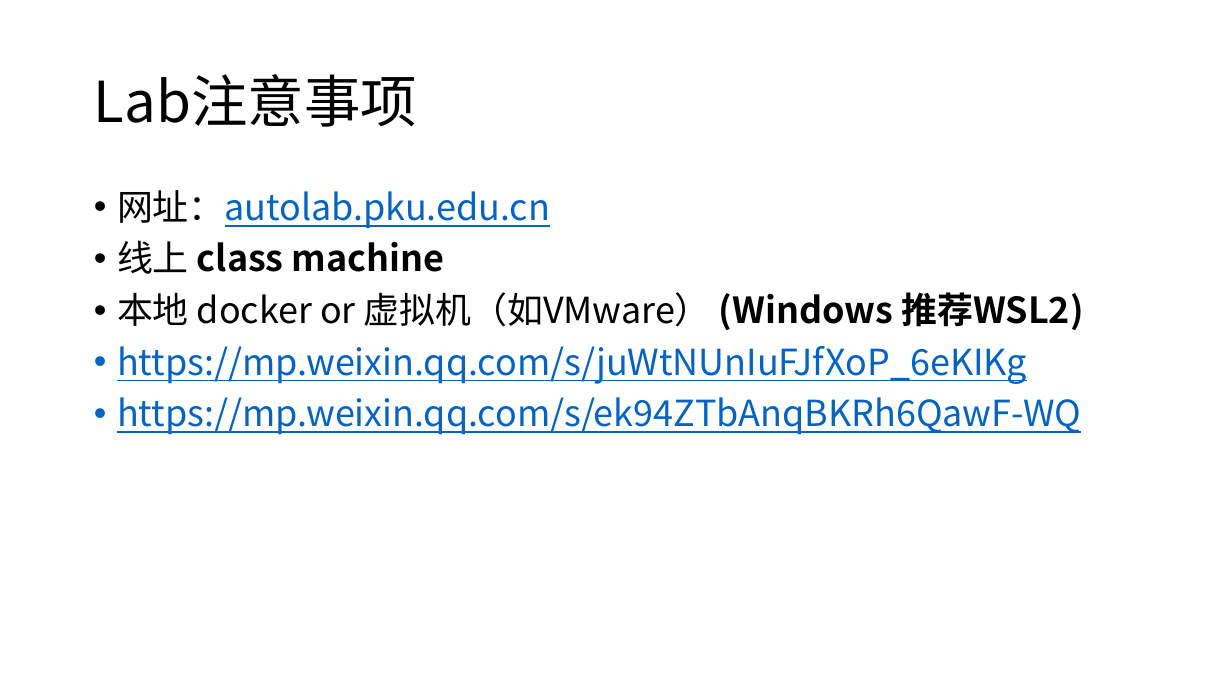
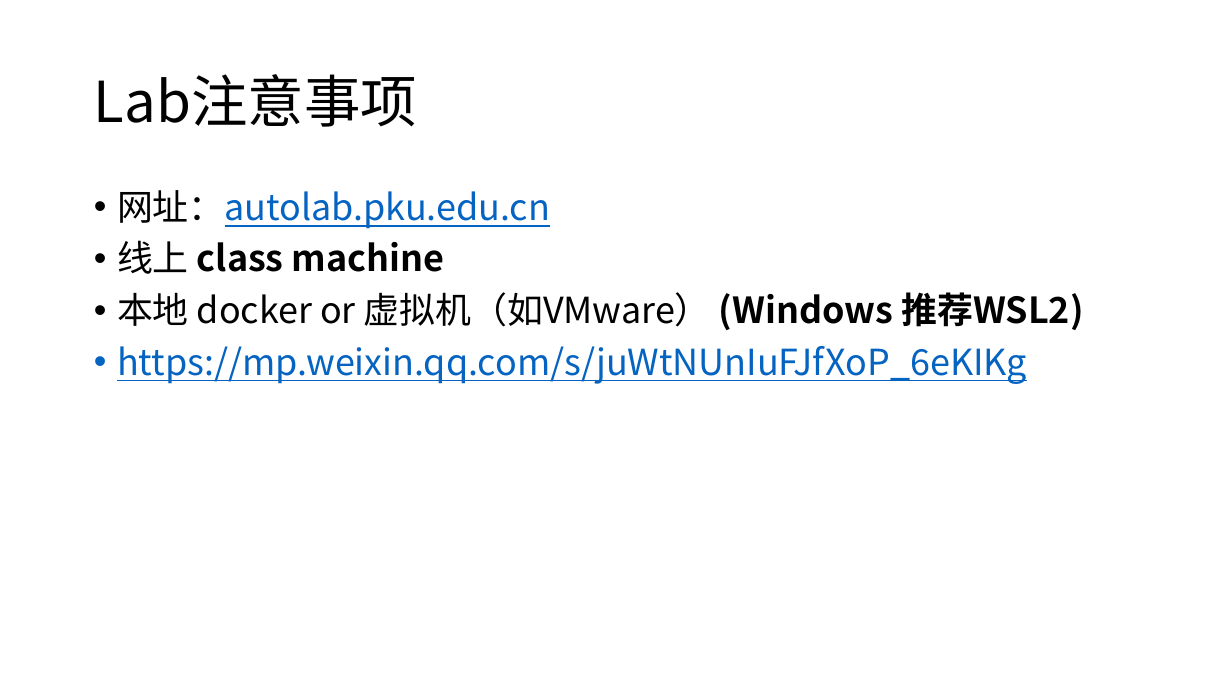
Before and after one commit to soxziw/ics-23-fall, a slide deck: slide 7 of assets/23-slides/1-intro.pptx. Drawn at 1232x693 pixels with LibreOffice and Linux fonts; fonts in the diff are those of the drawing. Boxes give left, top, right and bottom in pixels: in the first picture for what was removed or moved away, otherwise in the second. Text is boxed around its words. In the diff, an @@ line names an element or a change of style, - is before the commit and + after.

```diff
--- a/assets/23-slides/1-intro.pptx
+++ b/assets/23-slides/1-intro.pptx
@@ text at bbox=[117, 397, 1082, 435]: paragraph removed @@
-• https://mp.weixin.qq.com/s/ek94ZTbAnqBKRh6QawF-WQ
```
Also in this commit, not shown: 1 other file.
